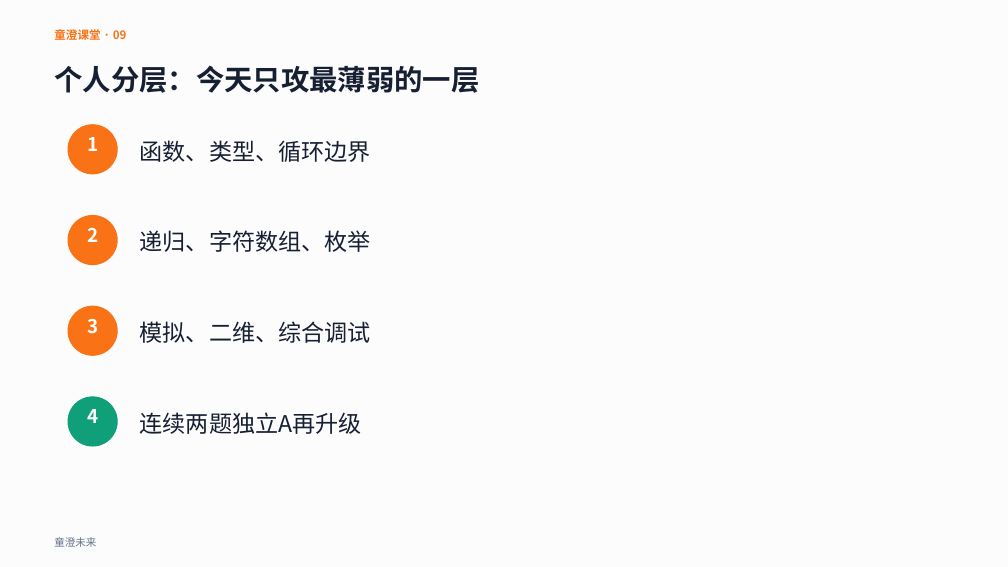
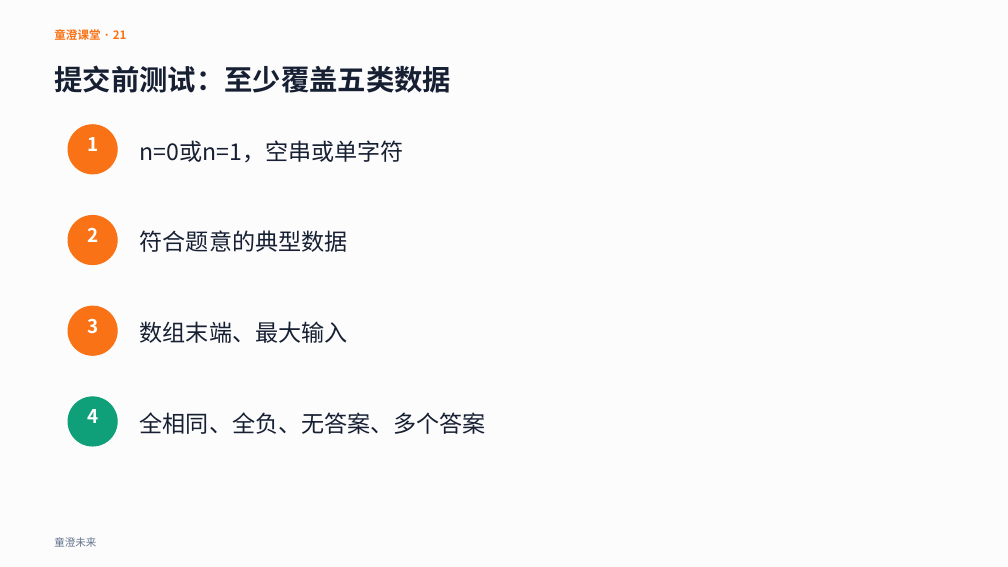
Before and after one commit to aotian/PilotDeck, a slide deck: slide 21 of workspaces/cie-cpp-level3/lesson-13/courseware.pptx (slide 9 before the commit). Drawn at 1008x567 pixels with LibreOffice and Linux fonts; fonts in the diff are those of the drawing. Boxes give left, top, right and bottom in pixels: in the first picture for what was removed or moved away, otherwise in the second. Text is boxed around its words. In the diff, an @@ line names an element or a change of style, - is before the commit and + after.

```diff
--- a/workspaces/cie-cpp-level3/lesson-13/courseware.pptx
+++ b/workspaces/cie-cpp-level3/lesson-13/courseware.pptx
@@ text at <box>54,27,127,43</box>: text changed @@
-童澄课堂 · 09
+童澄课堂 · 21
@@ text at <box>54,65,451,93</box>: text changed @@
-个人分层：今天只攻最薄弱的一层
+提交前测试：至少覆盖五类数据
@@ text at <box>140,140,404,163</box>: text changed @@
-函数、类型、循环边界
+n=0或n=1，空串或单字符
@@ text at <box>140,230,348,252</box>: text changed @@
-递归、字符数组、枚举
+符合题意的典型数据
@@ text at <box>140,321,348,343</box>: text changed @@
-模拟、二维、综合调试
+数组末端、最大输入
@@ text at <box>140,412,486,434</box>: text changed @@
-连续两题独立A再升级
+全相同、全负、无答案、多个答案
```
Also in this commit, not shown: 11 other slides changed, 18 slides added, 13 slides removed, 26 other files.
